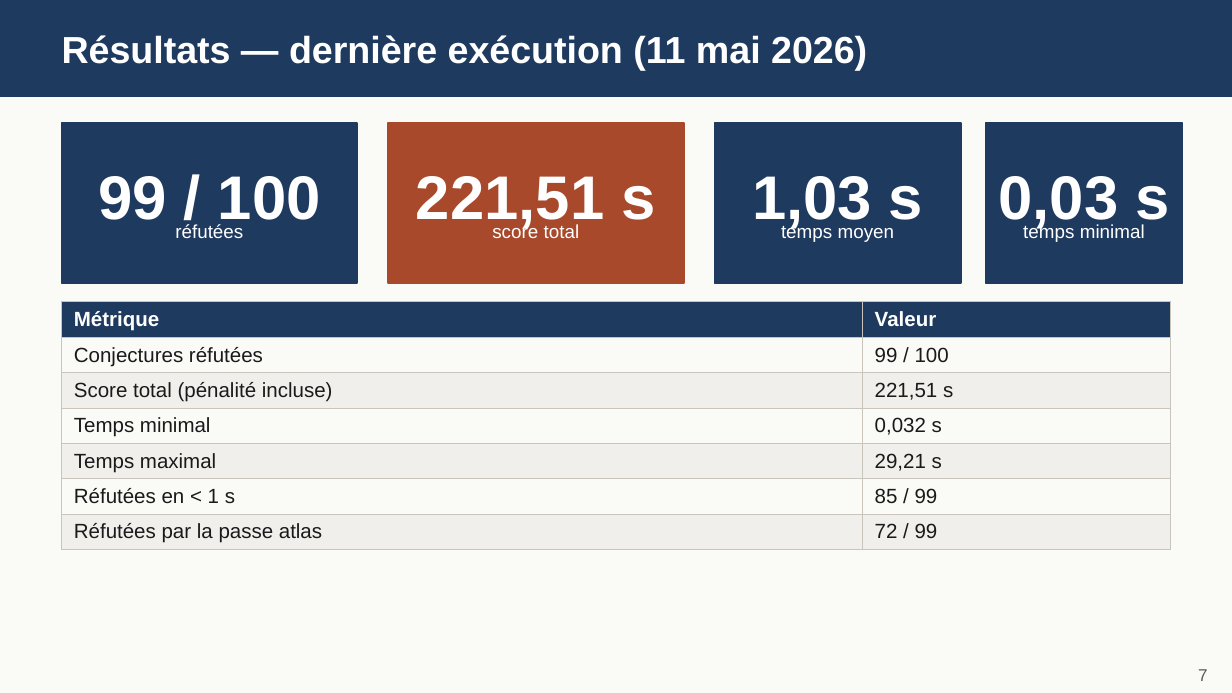
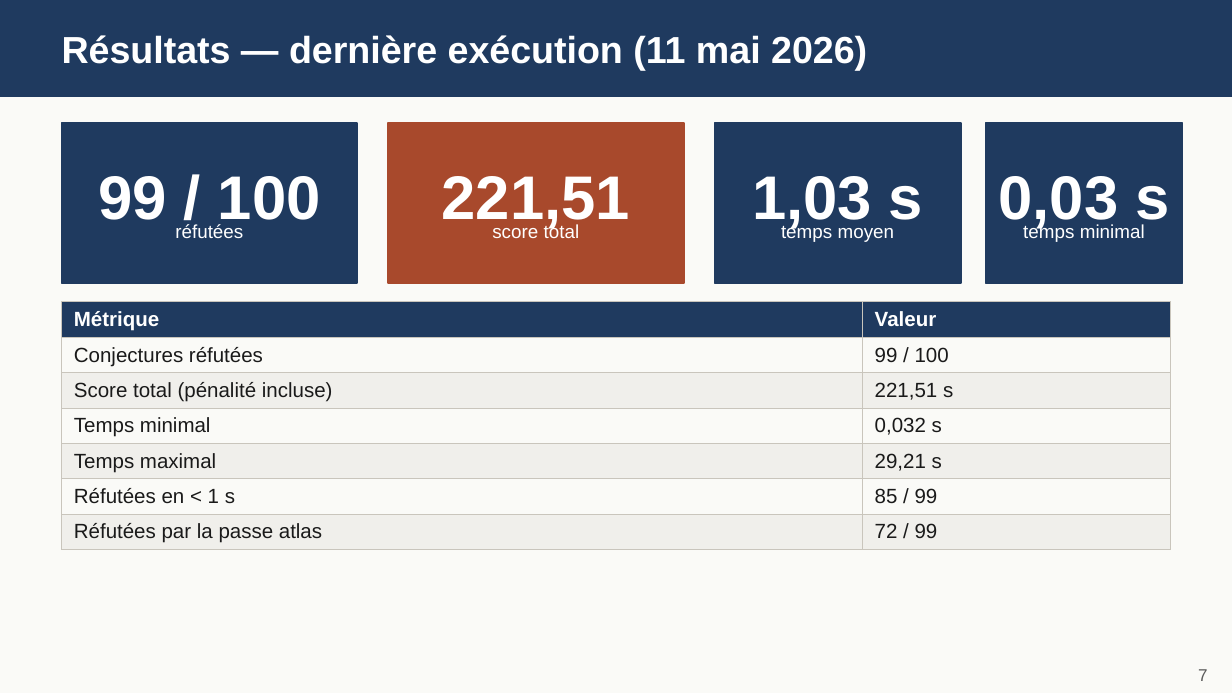
Before and after one commit to AlvesMartim/OC_Graph, a slide deck: slide 7 of PPT Rapport.pptx. Drawn at 1232x693 pixels with LibreOffice and Linux fonts; fonts in the diff are those of the drawing. Boxes give left, top, right and bottom in pixels: in the first picture for what was removed or moved away, otherwise in the second. Text is boxed around its words. In the diff, an @@ line names an element or a change of style, - is before the commit and + after.

```diff
--- a/PPT Rapport.pptx
+++ b/PPT Rapport.pptx
@@ text at <box>442,176,630,231</box>: text changed @@
-221,51 s
+221,51
```
Also in this commit, not shown: 5 other slides changed, 1 slide added, 1 other file.
